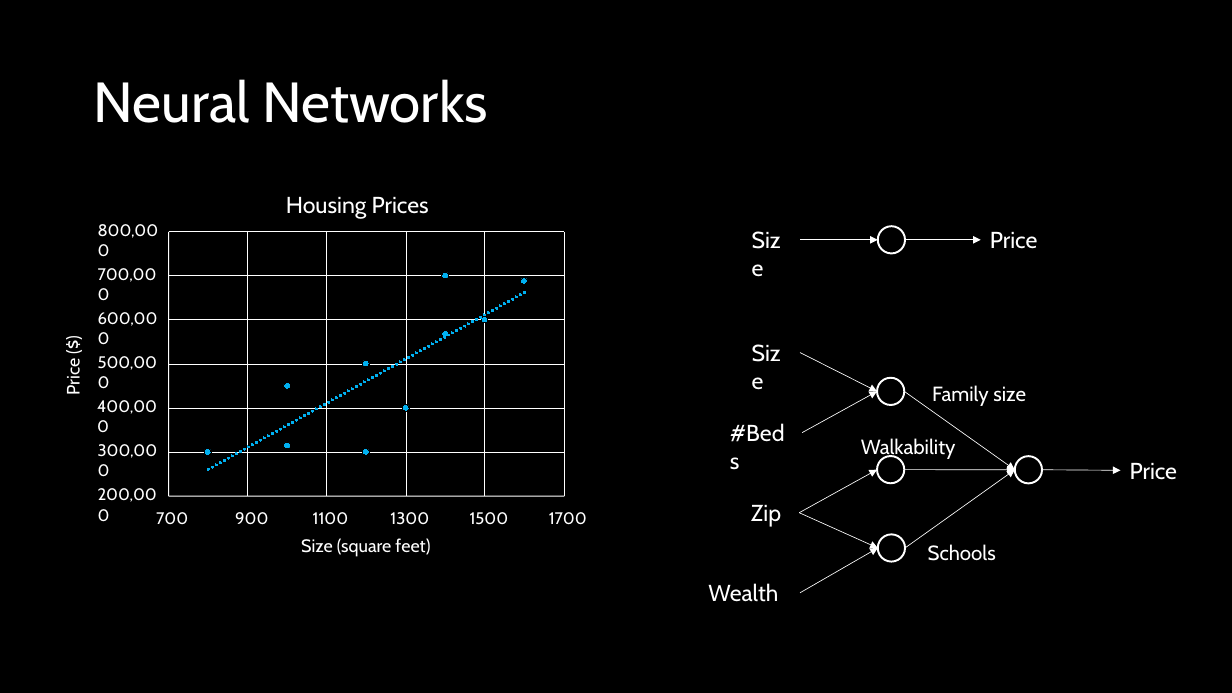
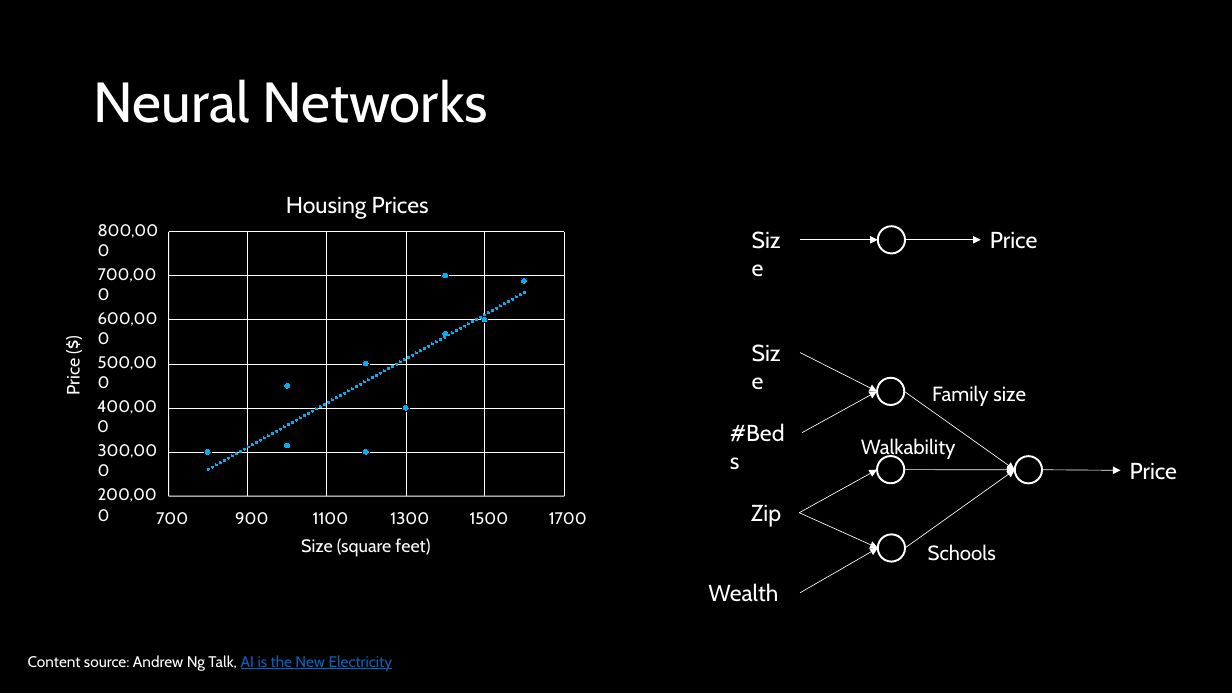
Before and after one commit to laurentran/microsoft-ai-workshop, a slide deck: slide 6 of MSP-AI-workshop.pptx. Drawn at 1232x693 pixels with LibreOffice and Linux fonts; fonts in the diff are those of the drawing. Boxes give left, top, right and bottom in pixels: in the first picture for what was removed or moved away, otherwise in the second. Text is boxed around its words. In the diff, an @@ line names an element or a change of style, - is before the commit and + after.

Commit message:
adding citation

```diff
--- a/MSP-AI-workshop.pptx
+++ b/MSP-AI-workshop.pptx
@@ text added at (28, 655, 392, 671), 12 pt, text #FFFFFF @@
+Content source: Andrew Ng Talk, AI is the New Electricity
```
